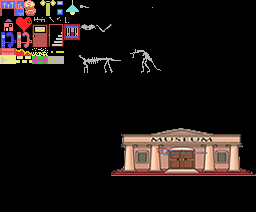
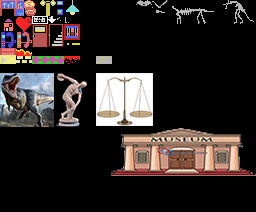
Revision of a layered (256, 212) image; what changed, layer by layer:
added layer "Capa 48" above "Capa 49" over left=56, top=73, right=87, bottom=127
added layer "Capa 49" above "Capa 47" over left=96, top=73, right=153, bottom=126
added layer "Capa 47" above "Capa 46" over left=0, top=73, right=54, bottom=127
renamed "Capa 30" to "Capa 46", showed it, painted on it over left=0, top=0, right=254, bottom=127
removed layer "Capa 38" over left=0, top=0, right=254, bottom=127
